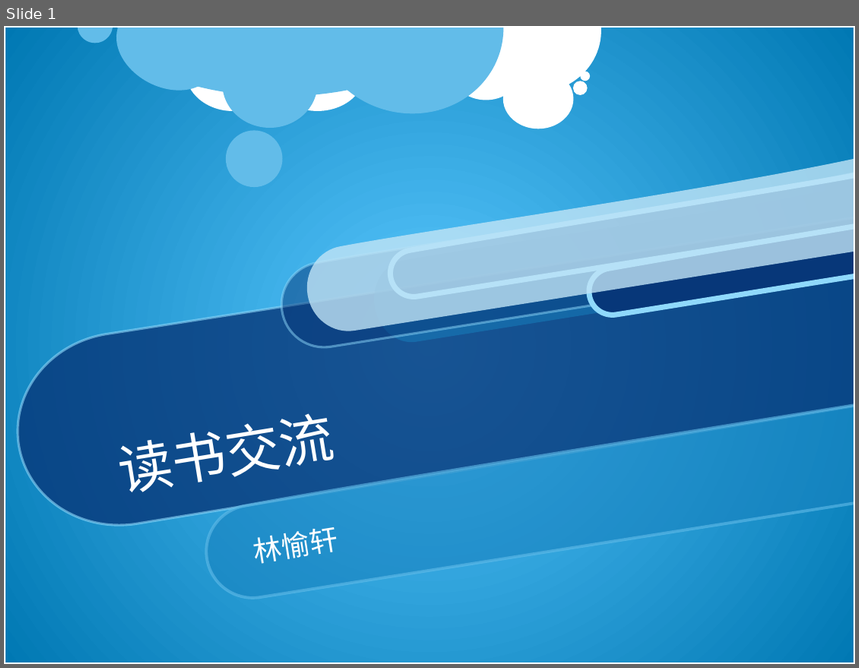
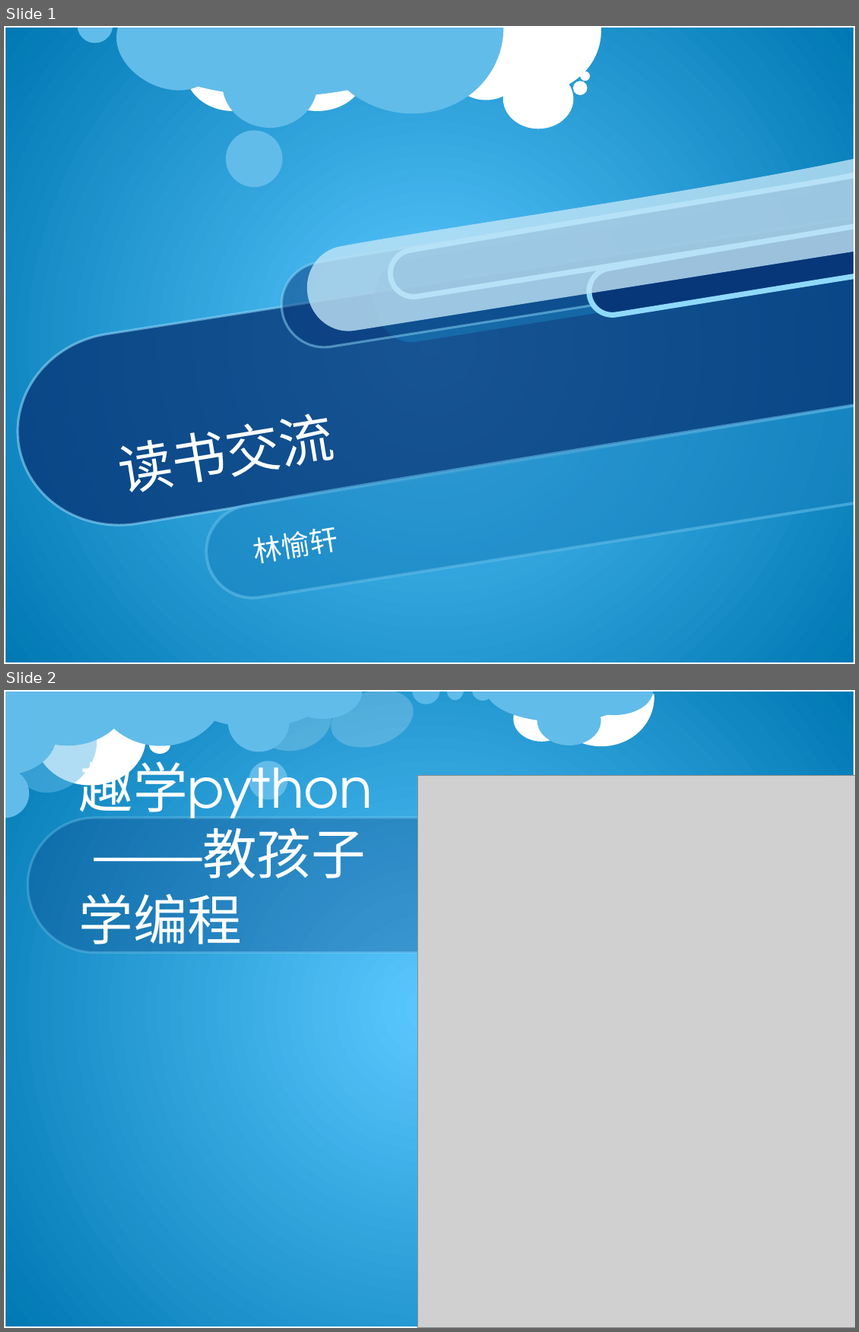
Before and after one commit to calvinweb/ppt, a slide deck: 读书交流-林愉轩.pptx. Shown one above the other, each under a label of ours: slide 1 before the commit, slides 1 and 2 after it. The pictures are 859x668 and 859x1332 pixels, drawn with LibreOffice and Linux fonts; fonts in the diff are those of the drawing; grey boxes stand for pictures; background and template pictures are left out. Boxes give left, top, right and bottom in pixels: in the first picture for what was removed or moved away, otherwise in the second. Text is boxed around its words. In the diff, an @@ line names an element or a change of style, - is before the commit and + after.

```diff
--- a/读书交流-林愉轩.pptx
+++ b/读书交流-林愉轩.pptx
@@ slide 2 added at bbox=[4, 690, 855, 1328], background picture (left out); not listed: 1 template element that a slide beside it also shows @@
@@ group added at bbox=[4, 690, 667, 818]: 11 pie slice (boxed as its full ellipse)s, 9 ellipses, 1 arc (boxed as its full ellipse) @@
@@ title added at bbox=[79, 752, 373, 954], 46 pt, text #FFFFFF @@
+趣学python
+——教孩子
+学编程
@@ picture added at bbox=[418, 776, 855, 1328] @@
@@ round same rect added at bbox=[28, 817, 855, 953], fill #073779 at 30% opacity, outline #8FD9FB 2 pt @@
```
Also in this commit, not shown: 1 other slide added, 1 slide removed.
